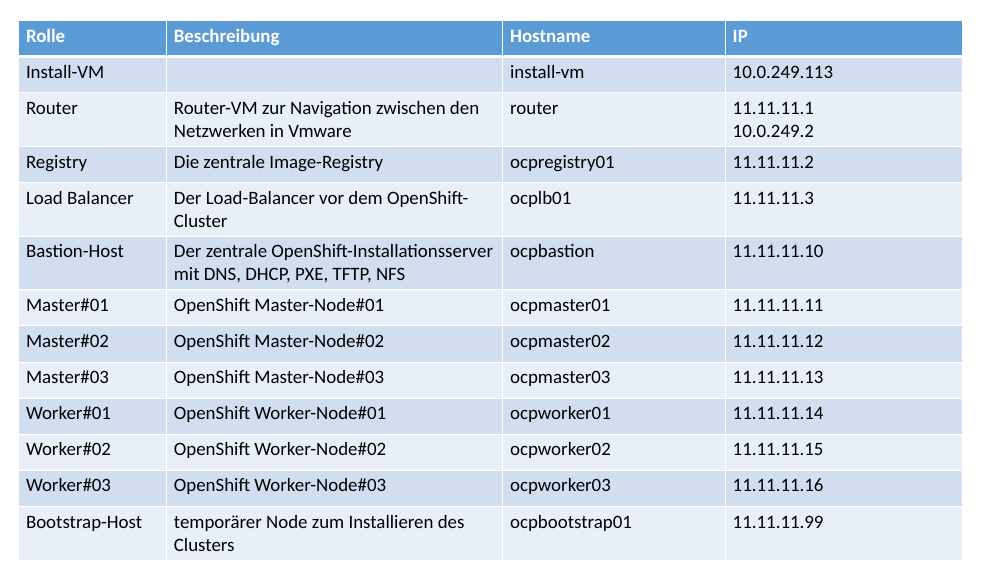
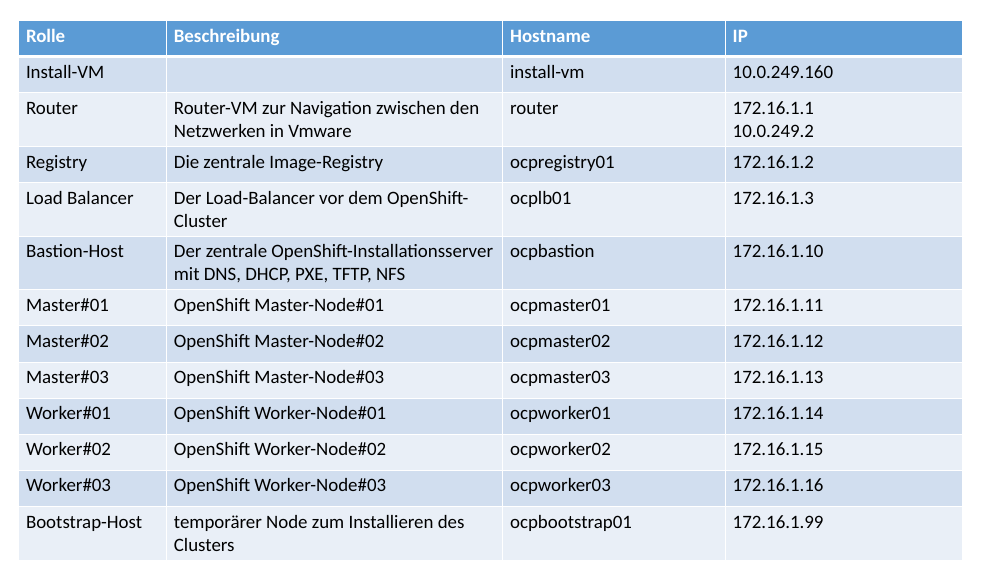
Before and after one commit to Patthecat249/automated-openshift-installation, a slide deck: slide 3 of Architecture-Overview.pptx (slide 2 before the commit). Drawn at 1008x567 pixels with LibreOffice and Linux fonts; fonts in the diff are those of the drawing. Boxes give left, top, right and bottom in pixels: in the first picture for what was removed or moved away, otherwise in the second. Text is boxed around its words. In the diff, an @@ line names an element or a change of style, - is before the commit and + after.

```diff
--- a/Architecture-Overview.pptx
+++ b/Architecture-Overview.pptx
@@ table at [18, 20, 963, 557] @@
-row 2, column 4: 10.0.249.113
+row 2, column 4: 10.0.249.160
-row 3, column 4: 11.11.11.1 10.0.249.2
+row 3, column 4: 172.16.1.1 10.0.249.2
-row 4, column 4: 11.11.11.2
+row 4, column 4: 172.16.1.2
-row 5, column 4: 11.11.11.3
+row 5, column 4: 172.16.1.3
-row 6, column 4: 11.11.11.10
+row 6, column 4: 172.16.1.10
-row 7, column 4: 11.11.11.11
+row 7, column 4: 172.16.1.11
-row 8, column 4: 11.11.11.12
+row 8, column 4: 172.16.1.12
-row 9, column 4: 11.11.11.13
+row 9, column 4: 172.16.1.13
-row 10, column 4: 11.11.11.14
+row 10, column 4: 172.16.1.14
-row 11, column 4: 11.11.11.15
+row 11, column 4: 172.16.1.15
-row 12, column 4: 11.11.11.16
+row 12, column 4: 172.16.1.16
-row 13, column 4: 11.11.11.99
+row 13, column 4: 172.16.1.99
```
Also in this commit, not shown: 1 other slide changed, 1 slide added, 1 other file.
